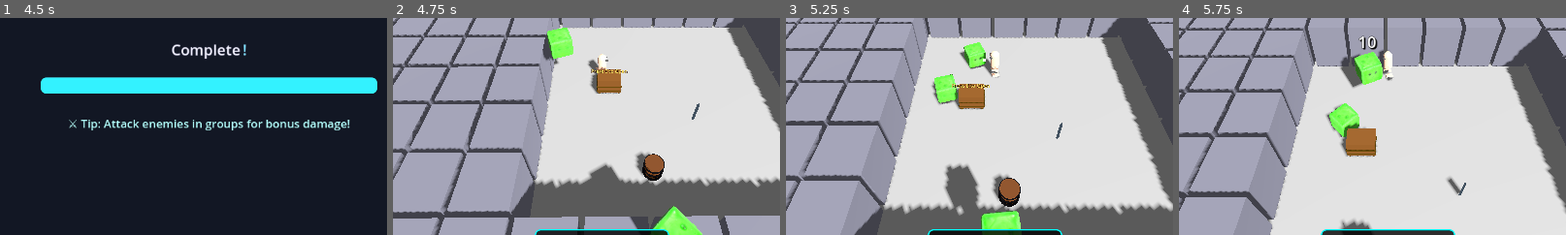
Above: before the commit, frames 1-4 (left to right).
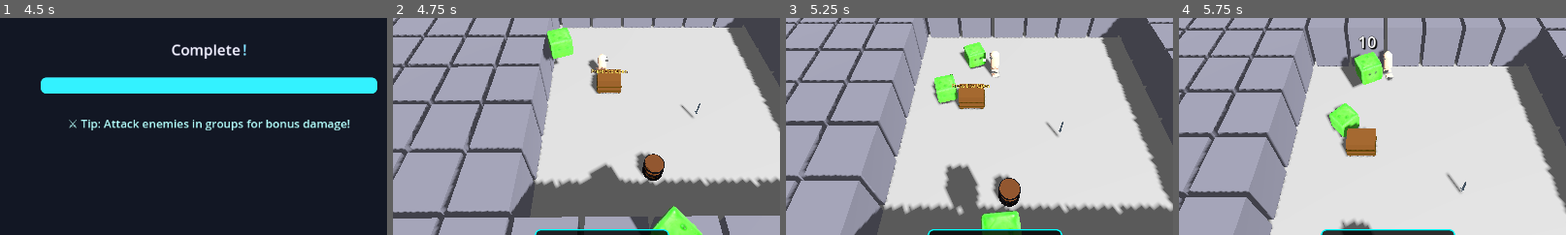
Above: after the commit, the same moments.

Repository: thaner66666666/game-1
Game: Godot game, scene res://Scenes/main.tscn
Two runs of this game, one before a commit and one after it. Both use one fixed random seed, a clock stepped at 60 frames per second and the inputs below.
Inputs (mouse positions are % of the whole screen's width and height, from its top left):
- Up to frame 1 (4.5 s): move the mouse to (45, 70) at 0.52 s; hold W (move_up) 0.53-2.03 s; click (45, 70) at 0.6 s; move the mouse to (80, 65) at 1.27 s; tap Space (dash) at 1.35, 4.25, 4.35 s; move the mouse to (20, 35) at 2.02 s; hold Q (drop_weapon) 2.03-2.78 s; hold A (move_left) 2.03-3.53 s; move the mouse to (55, 50) at 2.77 s; tap E (interaction) at 2.85 s; click (55, 50) at 2.92 s; tap Enter at 3.5 s; move the mouse to (35, 25) at 3.52 s; hold S (move_down) 3.53-4.28 s; click (35, 25) at 3.6 s; move the mouse to (72, 45) at 4.27 s; hold D (move_right) from 4.28 s (still down)
- Up to frame 2 (4.75 s): keep holding D (move_right)
- Up to frame 3 (5.25 s): move the mouse to (30, 55) at 5.02 s; release D (move_right) at 5.03 s; hold W (move_up) from 5.03 s (still down); hold Q (drop_weapon) from 5.03 s (still down); click (30, 55) at 5.17 s
- Up to frame 4 (5.75 s): keep holding W (move_up); keep holding Q (drop_weapon)
The pictures show only the part of the screen within x 23-73%, y 40-90%; the shares and areas given below are measured in that part.

Frame 1 is identical in both runs. In frame 2, less than 0.1% of the frame differs, in the area x 74-80%, y 39-47%; in frame 3, 0.1%; in frame 4, 0.1%, in the area x 69-75%, y 71-82%.

Commit message:
Debug Bow

Diff:
--- a/Scenes/player.tscn
+++ b/Scenes/player.tscn
@@ -1,10 +1,11 @@
-[gd_scene load_steps=20 format=3 uid="uid://davx6xri0n0vt"]
+[gd_scene load_steps=21 format=3 uid="uid://davx6xri0n0vt"]
 
 [ext_resource type="Script" uid="uid://bt47480nh31yn" path="res://dot gds/player.gd" id="1_4flbx"]
 [ext_resource type="Script" uid="uid://cqexju0dcbsij" path="res://dot gds/PlayerMovement.gd" id="2_cvnsp"]
 [ext_resource type="Script" uid="uid://chx8k2542vhd2" path="res://dot gds/PlayerCombat.gd" id="3_6t5aa"]
 [ext_resource type="ArrayMesh" uid="uid://dpkhctk1q0bpg" path="res://3d Models/Sword/broadsword.obj" id="4_fkybt"]
 [ext_resource type="Script" uid="uid://kdl1nf2u8oxo" path="res://dot gds/SimpleHandManager.gd" id="4_vgqql"]
+[ext_resource type="ArrayMesh" uid="uid://dagubfxbsoacu" path="res://3d Models/Bow/bow_01.obj" id="5_x3wgy"]
 
 [sub_resource type="StandardMaterial3D" id="StandardMaterial3D_6t5aa"]
 albedo_color = Color(0, 0, 0, 1)
@@ -16,11 +17,6 @@
 [sub_resource type="CapsuleShape3D" id="CapsuleShape3D_onrkg"]
 
 [sub_resource type="SphereShape3D" id="SphereShape3D_i3pqv"]
-
-[sub_resource type="CylinderMesh" id="CylinderMesh_vgqql"]
-top_radius = 0.03
-bottom_radius = 0.03
-height = 0.7
 
 [sub_resource type="CylinderMesh" id="CylinderMesh_fkybt"]
 top_radius = 0.025
@@ -49,6 +45,20 @@
 tracks/1/interp = 1
 tracks/1/loop_wrap = true
 tracks/1/keys = PackedFloat32Array(0, 1, -0.0766866, 0.0476032, -0.0139694)
+tracks/2/type = "position_3d"
+tracks/2/imported = false
+tracks/2/enabled = true
+tracks/2/path = NodePath("LeftHandAnchor")
+tracks/2/interp = 1
+tracks/2/loop_wrap = true
+tracks/2/keys = PackedFloat32Array(0, 1, -0.44, -0.2, 0)
+tracks/3/type = "position_3d"
+tracks/3/imported = false
+tracks/3/enabled = true
+tracks/3/path = NodePath("WeaponAttachPoint/BowNode")
+tracks/3/interp = 1
+tracks/3/loop_wrap = true
+tracks/3/keys = PackedFloat32Array(0, 1, 0, 0, 0)
 
 [sub_resource type="Animation" id="Animation_6t5aa"]
 resource_name = "punch"
@@ -107,8 +117,55 @@
 tracks/5/loop_wrap = true
 tracks/5/keys = PackedFloat32Array(0, 1, 1, 1, 1, 0.1, 1, 1, 1, 1, 0.2, 1, 1, 1, 1, 0.266667, 1, 1, 1, 1, 0.5, 1, 1, 1, 1)
 
+[sub_resource type="Animation" id="Animation_3smsa"]
+resource_name = "Bow"
+length = 0.5
+tracks/0/type = "position_3d"
+tracks/0/imported = false
+tracks/0/enabled = true
+tracks/0/path = NodePath("RightHandAnchor")
+tracks/0/interp = 1
+tracks/0/loop_wrap = true
+tracks/0/keys = PackedFloat32Array(0, 1, 0.426209, -0.2, -0.0293823, 0.2, 1, 0.295064, -0.2, -0.880179, 0.25, 1, 0.295064, -0.2, -0.922781, 0.3, 1, 0.295064, -0.256661, -0.984159, 0.5, 1, 0.426209, -0.2, -0.0293823)
+tracks/1/type = "position_3d"
+tracks/1/imported = false
+tracks/1/enabled = true
+tracks/1/path = NodePath("LeftHandAnchor")
+tracks/1/interp = 1
+tracks/1/loop_wrap = true
+tracks/1/keys = PackedFloat32Array(0, 1, -0.44, -0.2, 0, 0.20397, 1, 0.236044, -0.2, -0.603911, 0.25, 1, 0.236044, -0.2, -0.323888, 0.3, 1, 0.236044, -0.0707018, 0.0244834, 0.5, 1, -0.44, -0.2, 0)
+tracks/2/type = "position_3d"
+tracks/2/imported = false
+tracks/2/enabled = true
+tracks/2/path = NodePath("WeaponAttachPoint/BowNode")
+tracks/2/interp = 1
+tracks/2/loop_wrap = true
+tracks/2/keys = PackedFloat32Array(0, 1, 0, 0, 0, 0.2, 1, 0, -0.152459, -0.831546, 0.25, 1, 0, -0.152459, -0.869495, 0.3, 1, 0.0467828, -0.152459, -0.952966, 0.5, 1, 0, 0, 0)
+tracks/3/type = "scale_3d"
+tracks/3/imported = false
+tracks/3/enabled = true
+tracks/3/path = NodePath("LeftHandAnchor")
+tracks/3/interp = 1
+tracks/3/loop_wrap = true
+tracks/3/keys = PackedFloat32Array(0, 1, 1, 1, 1, 0.20397, 1, 1, 1, 1, 0.25, 1, 1, 1, 1, 0.3, 1, 1, 1, 1, 0.5, 1, 1, 1, 1)
+tracks/4/type = "scale_3d"
+tracks/4/imported = false
+tracks/4/enabled = true
+tracks/4/path = NodePath("RightHandAnchor")
+tracks/4/interp = 1
+tracks/4/loop_wrap = true
+tracks/4/keys = PackedFloat32Array(0, 1, 1, 1, 1, 0.2, 1, 1, 1, 1, 0.25, 1, 1, 1, 1, 0.3, 1, 1, 1, 1, 0.5, 1, 1, 1, 1)
+tracks/5/type = "scale_3d"
+tracks/5/imported = false
+tracks/5/enabled = true
+tracks/5/path = NodePath("WeaponAttachPoint/BowNode")
+tracks/5/interp = 1
+tracks/5/loop_wrap = true
+tracks/5/keys = PackedFloat32Array(0, 1, 1, 1, 1, 0.2, 1, 1, 1, 1, 0.25, 1, 1, 1, 1, 0.3, 1, 1, 1, 1, 0.5, 1, 1, 1, 1)
+
 [sub_resource type="AnimationLibrary" id="AnimationLibrary_fkybt"]
 _data = {
+&"Bow": SubResource("Animation_3smsa"),
 &"RESET": SubResource("Animation_vgqql"),
 &"punch": SubResource("Animation_6t5aa"),
 &"sword_slash": SubResource("Animation_x3wgy")
@@ -144,12 +201,13 @@
 
 [node name="SwordNode" type="MeshInstance3D" parent="WeaponAttachPoint"]
 transform = Transform3D(-4.37114e-08, 0, 1, 0, 1, 0, -1, 0, -4.37114e-08, -0.0766866, 0.0476032, -0.0139694)
+visible = false
 mesh = ExtResource("4_fkybt")
 
 [node name="BowNode" type="MeshInstance3D" parent="WeaponAttachPoint"]
-transform = Transform3D(-4.37114e-08, -1, 0, 1, -4.37114e-08, 0, 0, 0, 1, 0, 0.45, 0)
-visible = false
-mesh = SubResource("CylinderMesh_vgqql")
+transform = Transform3D(1.19374e-08, -1, 1.94435e-09, -0.0128768, -2.0979e-09, -0.999917, 0.999917, 1.19114e-08, -0.0128768, 0, 0, 0)
+visible = false
+mesh = ExtResource("5_x3wgy")
 
 [node name="StaffNode" type="MeshInstance3D" parent="WeaponAttachPoint"]
 transform = Transform3D(-4.37114e-08, -1, 0, 1, -4.37114e-08, 0, 0, 0, 1, 0, 0.45, 0)
--- a/dot gds/SimpleHandManager.gd
+++ b/dot gds/SimpleHandManager.gd
@@ -40,6 +40,8 @@
 			weapon_node_name = "SwordNode"
 		int(WeaponResource.WeaponType.BOW):
 			weapon_node_name = "BowNode"
+			# Only use the imported BowNode, do not create a new mesh
+			# _create_bow_mesh() call removed to avoid duplicate bow
 		int(WeaponResource.WeaponType.STAFF):
 			weapon_node_name = "StaffNode"
 		_:
--- a/dot gds/weapon_pickup.gd
+++ b/dot gds/weapon_pickup.gd
@@ -115,136 +115,36 @@
 		mesh_instance.material_override = null
 
 func _create_enhanced_sword():
-	"""Create a visually detailed sword pickup"""
-	# Main blade (longer, thinner, more sword-like)
-	var blade = MeshInstance3D.new()
-	var blade_mesh = BoxMesh.new()
-	blade_mesh.size = Vector3(0.07, 1.5, 0.11)  # Longer and thinner
-	blade.mesh = blade_mesh
-	blade.position = Vector3(0, 0.45, 0)
-
-	# Blade material: metallic, shiny, bluish tint
-	var blade_material = StandardMaterial3D.new()
-	blade_material.albedo_color = Color(0.85, 0.9, 1.0)
-	blade_material.metallic = 1.0
-	blade_material.roughness = 0.07
-	blade_material.specular_mode = BaseMaterial3D.SPECULAR_SCHLICK_GGX
-	blade_material.emission_enabled = true
-	blade_material.emission = Color(0.7, 0.85, 1.0) * glow_intensity * 0.25
-	blade_material.rim_enabled = true
-	blade_material.rim = 0.7
-	blade.material_override = blade_material
-
-	add_child(blade)
-	weapon_parts.append(blade)
-
-	# Fuller (groove) - subtle, inset box
-	var fuller = MeshInstance3D.new()
-	var fuller_mesh = BoxMesh.new()
-	fuller_mesh.size = Vector3(0.025, 1.3, 0.03)
-	fuller.mesh = fuller_mesh
-	fuller.position = Vector3(0, 0.05, 0.04)
-	var fuller_material = StandardMaterial3D.new()
-	fuller_material.albedo_color = Color(0.7, 0.8, 1.0)
-	fuller_material.metallic = 0.95
-	fuller_material.roughness = 0.05
-	fuller.material_override = fuller_material
-	blade.add_child(fuller)
-	weapon_parts.append(fuller)
-
-	# Crossguard (wider, slightly curved)
-	var crossguard = MeshInstance3D.new()
-	var guard_mesh = BoxMesh.new()
-	guard_mesh.size = Vector3(0.55, 0.07, 0.13)
-	crossguard.mesh = guard_mesh
-	crossguard.position = Vector3(0, -0.78, 0)
-	var guard_material = StandardMaterial3D.new()
-	guard_material.albedo_color = Color(0.8, 0.7, 0.3)
-	guard_material.metallic = 0.95
-	guard_material.roughness = 0.18
-	guard_material.emission_enabled = true
-	guard_material.emission = Color(1.0, 0.9, 0.4) * 0.12
-	crossguard.material_override = guard_material
-	blade.add_child(crossguard)
-	weapon_parts.append(crossguard)
-
-	# Crossguard ends (rounded tips)
-	for side in [-1, 1]:
-		var guard_tip = MeshInstance3D.new()
-		var tip_mesh = SphereMesh.new()
-		tip_mesh.radius = 0.045
-		tip_mesh.height = 0.06
-		guard_tip.mesh = tip_mesh
-		guard_tip.position = Vector3(0.27 * side, 0, 0)
-		guard_tip.material_override = guard_material
-		crossguard.add_child(guard_tip)
-		weapon_parts.append(guard_tip)
-
-	# Handle (longer, wrapped look)
-	var handle = MeshInstance3D.new()
-	var handle_mesh = CylinderMesh.new()
-	handle_mesh.top_radius = 0.045
-	handle_mesh.bottom_radius = 0.05
-	handle_mesh.height = 0.38
-	handle.mesh = handle_mesh
-	handle.position = Vector3(0, -0.98, 0)
-	var handle_material = StandardMaterial3D.new()
-	handle_material.albedo_color = Color(0.25, 0.18, 0.09)
-	handle_material.roughness = 0.7
-	handle_material.metallic = 0.2
-	handle.material_override = handle_material
-	blade.add_child(handle)
-	weapon_parts.append(handle)
-
-	# Handle wrap (rings)
-	for i in range(4):
-		var handle_wrap = MeshInstance3D.new()
-		var handle_wrap_mesh = CylinderMesh.new()
-		handle_wrap_mesh.top_radius = 0.052
-		handle_wrap_mesh.bottom_radius = 0.052
-		handle_wrap_mesh.height = 0.018
-		handle_wrap.mesh = handle_wrap_mesh
-		handle_wrap.position = Vector3(0, -0.17 - i * 0.07, 0)
-		var handle_wrap_material = StandardMaterial3D.new()
-		handle_wrap_material.albedo_color = Color(0.7, 0.6, 0.3)
-		handle_wrap_material.metallic = 0.7
-		handle_wrap_material.roughness = 0.25
-		handle_wrap.material_override = handle_wrap_material
-		handle.add_child(handle_wrap)
-		weapon_parts.append(handle_wrap)
-
-	# Pommel (rounded, metallic, with a gem)
-	var pommel = MeshInstance3D.new()
-	var pommel_mesh = SphereMesh.new()
-	pommel_mesh.radius = 0.07
-	pommel_mesh.height = 0.09
-	pommel.mesh = pommel_mesh
-	pommel.position = Vector3(0, -0.22, 0)
-	var pommel_material = StandardMaterial3D.new()
-	pommel_material.albedo_color = Color(0.8, 0.7, 0.3)
-	pommel_material.metallic = 1.0
-	pommel_material.roughness = 0.1
-	pommel.material_override = pommel_material
-	handle.add_child(pommel)
-	weapon_parts.append(pommel)
-
-	# Pommel gem
-	var gem = MeshInstance3D.new()
-	var gem_mesh = SphereMesh.new()
-	gem_mesh.radius = 0.035
-	gem_mesh.height = 0.04
-	gem.mesh = gem_mesh
-	gem.position = Vector3(0, -0.09, 0)
-	var gem_material = StandardMaterial3D.new()
-	gem_material.albedo_color = Color(0.2, 0.7, 1.0, 0.85)
-	gem_material.transparency = BaseMaterial3D.TRANSPARENCY_ALPHA
-	gem_material.emission_enabled = true
-	gem_material.emission = Color(0.3, 0.7, 1.0) * 0.7
-	gem_material.rim_enabled = true
-	gem_material.rim = 0.8
-	gem.material_override = gem_material
-	pommel.add_child(gem)
-	weapon_parts.append(gem)
+	"""Create a visually detailed sword pickup using a single imported mesh"""
+	_clear_weapon_parts()
+
+	# Create a MeshInstance3D for the broadsword
+	var sword_mesh_instance = MeshInstance3D.new()
+	var sword_mesh = load("res://3d Models/Sword/broadsword.obj")
+	if sword_mesh:
+		sword_mesh_instance.mesh = sword_mesh
+	else:
+		print("❌ Failed to load broadsword.obj mesh!")
+		sword_mesh_instance.mesh = null
+
+	# Metallic, shiny, bluish tint material with glow
+	var sword_material = StandardMaterial3D.new()
+	sword_material.albedo_color = Color(0.85, 0.9, 1.0)
+	sword_material.metallic = 1.0
+	sword_material.roughness = 0.07
+	sword_material.specular_mode = BaseMaterial3D.SPECULAR_SCHLICK_GGX
+	sword_material.emission_enabled = true
+	sword_material.emission = Color(0.7, 0.85, 1.0) * glow_intensity * 0.25
+	sword_material.rim_enabled = true
+	sword_material.rim = 0.7
+	sword_mesh_instance.material_override = sword_material
+
+	# Position and scale for pickup (tweak as needed for your mesh)
+	sword_mesh_instance.position = Vector3(0, 0.5, 0)
+	sword_mesh_instance.scale = Vector3(0.7, 0.7, 0.7)
+
+	add_child(sword_mesh_instance)
+	weapon_parts.append(sword_mesh_instance)
 
 
 func _create_enhanced_bow():
Not shown, added: 3d Models/Bow/arrow.obj
Not shown, added: 3d Models/Bow/arrow.obj.import
Not shown, added: 3d Models/Bow/bow_01.obj
Not shown, added: 3d Models/Bow/bow_01.obj.import
Not shown, added: 3d Models/Bow/bow_01.obj.unwrap_cache
